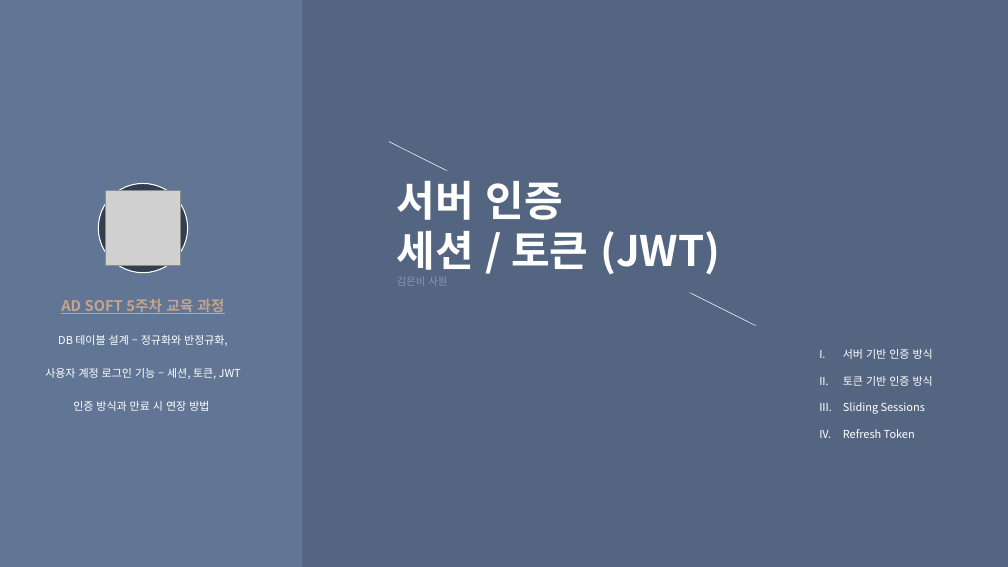
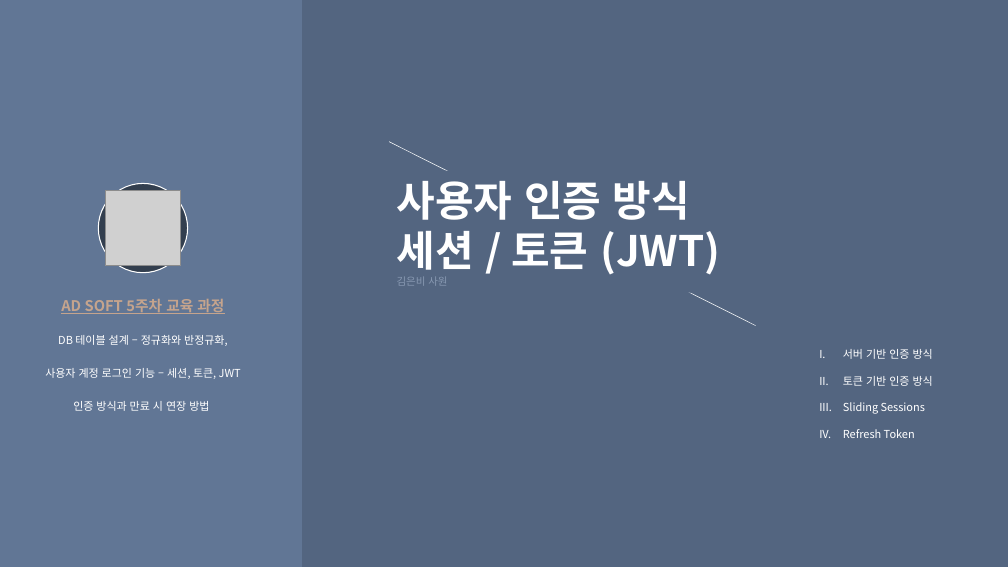
Before and after one commit to eunbee-kim/dmsql1471, a slide deck: slide 9 of 교육/5주차_DB정규화_반정규화_서버인증_세션과쿠키.pptx. Drawn at 1008x567 pixels with LibreOffice and Linux fonts; fonts in the diff are those of the drawing; grey boxes stand for pictures. Boxes give left, top, right and bottom in pixels: in the first picture for what was removed or moved away, otherwise in the second. Text is boxed around its words. In the diff, an @@ line names an element or a change of style, - is before the commit and + after.

```diff
--- a/교육/5주차_DB정규화_반정규화_서버인증_세션과쿠키.pptx
+++ b/교육/5주차_DB정규화_반정규화_서버인증_세션과쿠키.pptx
@@ text at bbox=[397, 181, 690, 220]: text changed @@
-서버 인증
+사용자 인증 방식
```
Also in this commit, not shown: 4 other slides changed, 1 slide added.
